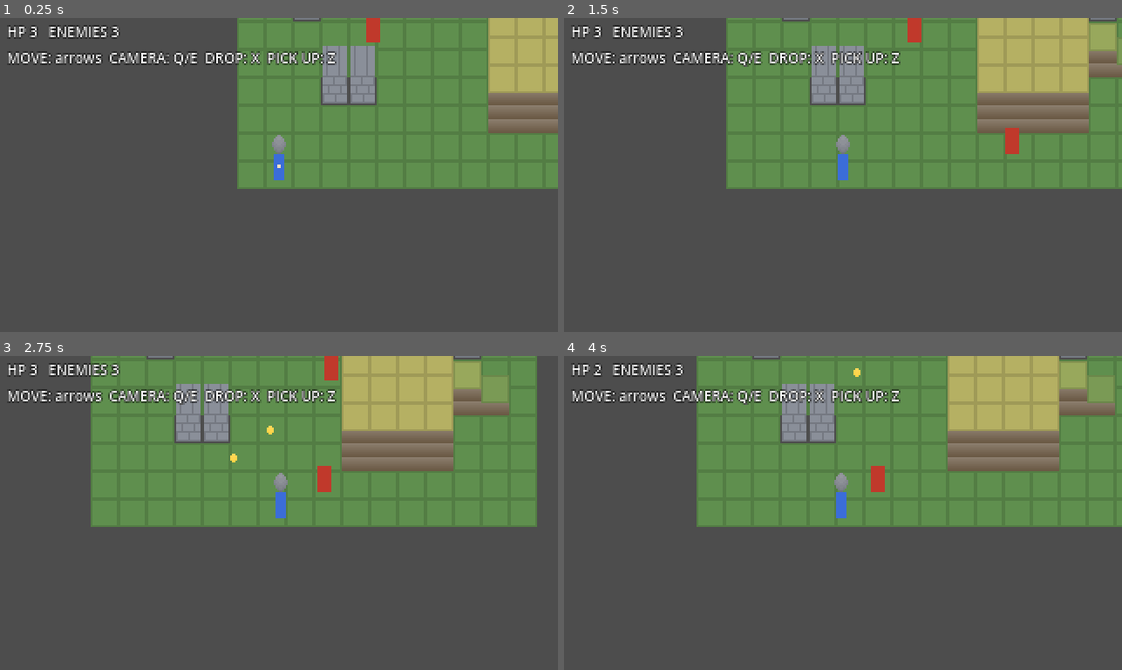
Above: before the commit, frames 1-4 (two rows, left to right).
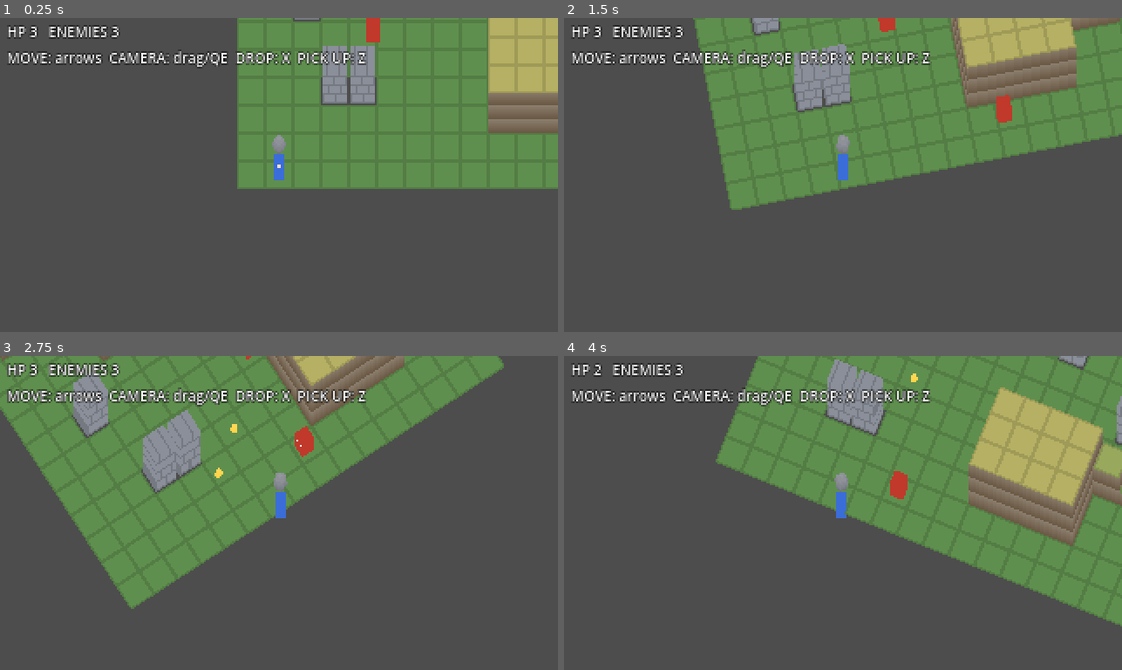
Above: after the commit, the same moments.

Repository: MiyazakiTakumi-724/dot-3d-game
Game: Godot game, scene res://scenes/stage_01.tscn
The game is run twice, just before and just after one commit, with the same random seed, the same clock (stepped at 60 frames per second) and the same inputs.
Inputs (mouse positions are in pixels of both pictures, inside the frame that each line leads up to):
- Up to frame 1 (0.25 s): no input
- Up to frame 2 (1.5 s): tap Enter at 0.5 s; move the mouse to (965, 159) at 0.52 s; hold Right 0.53-1.25 s; hold Shift 0.53-1.25 s; click (965, 159) at 0.67 s; drag from (731, 190) to (815, 237) at 1.27 s
- Up to frame 3 (2.75 s): move the mouse to (334, 443) at 2.02 s; hold Right from 2.03 s (still down); tap Ctrl at 2.1 s; click (334, 443) at 2.17 s
- Up to frame 4 (4 s): release Right at 2.75 s; drag from (815, 575) to (675, 465) at 2.77 s; move the mouse to (1010, 560) at 3.52 s; hold Left from 3.53 s (still down); hold Z from 3.53 s (still down); click (1010, 560) at 3.67 s

The runs differ from the first frame. In frame 1, 1.1% of the frame differs, in the area x 31-66%, y 10-17%; in frame 2, 17%; in frame 3, 36%, in the area x 0-97%, y 0-81%; in frame 4, 30%.

Commit message:
feat: マウスのドラッグでカメラを回す
Co-Authored-By: Claude Opus 5.5 <noreply@anthropic.com>
Claude-Session: https://claude.ai/code/session_01V8ZRqLpRJZgnMM2jHQBhN4

Diff:
--- a/scripts/game/stage_01.gd
+++ b/scripts/game/stage_01.gd
@@ -1,6 +1,6 @@
 extends Node2D
 ## 鉄球の試作ステージ。地形・プレイヤー・敵・鉄球はすべてコードで作った形で描く。
-## 操作：矢印/WASD 移動、Q/E カメラ回転、X 鉄球を落とす、Z 拾う、R やり直し
+## 操作：矢印/WASD 移動、マウスのボタンを押したまま左右に動かす or Q/E でカメラ回転、X 鉄球を落とす、Z 拾う、R やり直し
 
 ## 数字 = 高さ（段）、# = 壁
 const LAYOUT := [
@@ -128,7 +128,7 @@
 	_update_ui()
 
 func _update_ui() -> void:
-	var text := "HP %d   ENEMIES %d\nMOVE: arrows  CAMERA: Q/E  DROP: X  PICK UP: Z" % [player.hp, state.enemies_left]
+	var text := "HP %d   ENEMIES %d\nMOVE: arrows  CAMERA: drag/QE  DROP: X  PICK UP: Z" % [player.hp, state.enemies_left]
 	match state.result:
 		StageState.Result.CLEAR:
 			text += "\n\nCLEAR!   R: retry"
--- a/scripts/render/stack_camera.gd
+++ b/scripts/render/stack_camera.gd
@@ -1,10 +1,11 @@
 class_name StackCamera
 extends Node2D
 ## sprite stacking 用のカメラ。ワールド座標（真上から見た平面）を画面座標に変える。
-## Q / E で回す。
+## Q / E、またはマウスのボタンを押したまま左右に動かして回す。
 
 const SCREEN_CENTER := Vector2(160, 90)
 const TURN_SPEED := PI / 2  # 1秒で90°
+const MOUSE_SENSITIVITY := 0.012  # 画面1pxあたりの回転量（ラジアン）
 
 var angle: float = 0.0
 var focus: Vector2 = Vector2.ZERO
@@ -17,6 +18,12 @@
 		turn += 1.0
 	angle = wrapf(angle + turn * TURN_SPEED * delta, -PI, PI)
 
+func _unhandled_input(event: InputEvent) -> void:
+	if event is InputEventMouseMotion:
+		var held := MOUSE_BUTTON_MASK_LEFT | MOUSE_BUTTON_MASK_RIGHT
+		if event.button_mask & held:
+			angle = wrapf(angle + event.relative.x * MOUSE_SENSITIVITY, -PI, PI)
+
 func world_to_screen(world: Vector2, height_px: float) -> Vector2:
 	var p := (world - focus).rotated(-angle)
 	return SCREEN_CENTER + p - Vector2(0, height_px)
--- /dev/null
+++ b/tests/test_camera_mouse.gd
@@ -0,0 +1,22 @@
+extends GutTest
+
+func _drag(cam: StackCamera, dx: float, mask: int) -> void:
+	var e := InputEventMouseMotion.new()
+	e.relative = Vector2(dx, 0)
+	e.button_mask = mask
+	cam._unhandled_input(e)
+
+func test_drag_with_button_held_rotates():
+	var c: StackCamera = autofree(StackCamera.new())
+	_drag(c, 50, MOUSE_BUTTON_MASK_LEFT)
+	assert_almost_eq(c.angle, 50 * StackCamera.MOUSE_SENSITIVITY, 0.0001)
+
+func test_drag_right_button_also_rotates():
+	var c: StackCamera = autofree(StackCamera.new())
+	_drag(c, -20, MOUSE_BUTTON_MASK_RIGHT)
+	assert_almost_eq(c.angle, -20 * StackCamera.MOUSE_SENSITIVITY, 0.0001)
+
+func test_move_without_button_does_nothing():
+	var c: StackCamera = autofree(StackCamera.new())
+	_drag(c, 50, 0)
+	assert_eq(c.angle, 0.0)
Not shown, added: tests/test_camera_mouse.gd.uid
